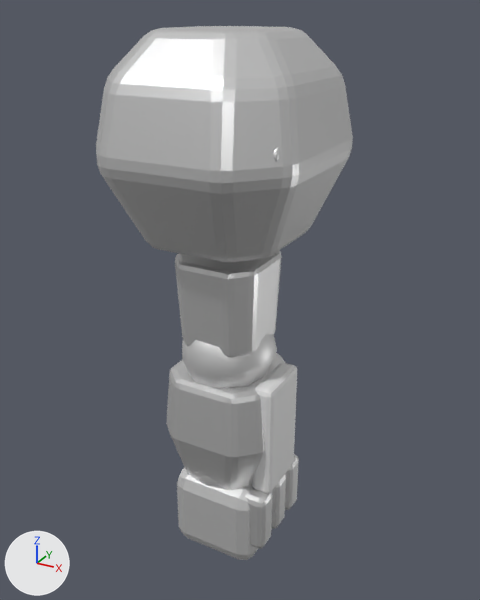
An edit to the FBX model games/dreambound/art/generated/SM_GuardianArm.fbx, drawn before and after from the same camera.
One viewpoint serves both versions: a 50 mm camera at (0.558, -0.972, 0.228) aimed at (0.012, 0.02, -0.268). Lighting does not change. The marker at lower left points along +X, +Y and +Z. The picture after the commit comes second. Where no turn or scale is listed for an object, it has been applied to the vertices.

Before the edit, the objects in view are built like this:
```python
me_sm_guardianarm = bpy.data.meshes.new('SM_GuardianArm')
me_sm_guardianarm.from_pydata(...)  # 1848 vertices, 1864 faces; spans x -0.177..0.177, y -0.206..0.206, z -0.785..0.2
# faces by material slot: [400, 288, 1176]
me_sm_guardianarm.materials.append(mat_m_darkmetal)  # white #e7e7e7
me_sm_guardianarm.materials.append(mat_m_ceramic)  # white #e7e7e7
me_sm_guardianarm.materials.append(mat_m_bronze)  # white #e7e7e7
ob_sm_guardianarm = bpy.data.objects.new('SM_GuardianArm', me_sm_guardianarm)
ob_sm_guardianarm.location = (0.0, 0.0, 0.0)
```
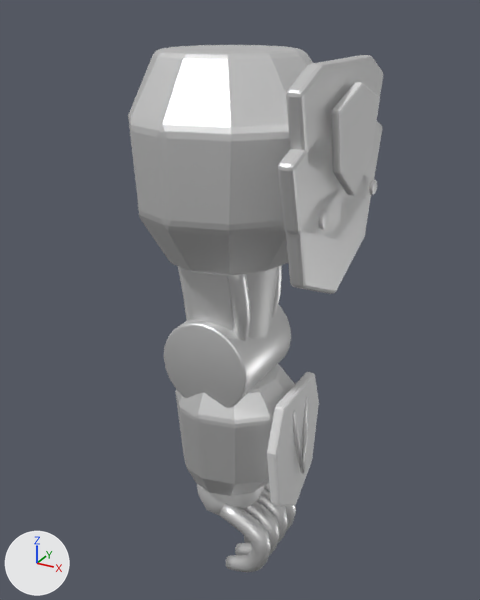
Location of each change, [x1, y1, x2, y2] in pixels of the pictures (480 x 600 px):
'SM_GuardianArm', reshaped
    before: [96, 26, 353, 560]
    after: [128, 45, 383, 573]
part 1 of me_sm_guardianarm, added
    after: [197, 484, 264, 516]
part 2 of me_sm_guardianarm, rebuilt
    before: [96, 26, 353, 262]
    after: [128, 45, 313, 275]
part 3 of me_sm_guardianarm, rebuilt
    before: [166, 353, 285, 490]
    after: [175, 364, 295, 496]
part 4 of me_sm_guardianarm, rebuilt
    before: [175, 250, 282, 358]
    after: [178, 266, 279, 338]
part 5 of me_sm_guardianarm, rebuilt
    before: [182, 333, 277, 389]
    after: [164, 304, 291, 408]
part 6 of me_sm_guardianarm, deleted
    before: [195, 147, 297, 494]
part 7 of me_sm_guardianarm, reshaped
    before: [177, 454, 299, 560]
    after: [219, 265, 319, 573]
part 8 of me_sm_guardianarm, added
    after: [278, 55, 383, 294]

Patch to the scene script:
```diff
--- a/games/dreambound/art/generated/SM_GuardianArm.fbx.py
+++ b/games/dreambound/art/generated/SM_GuardianArm.fbx.py
@@ me_sm_guardianarm @@
 # used by ob_sm_guardianarm; location = (0.0, 0.0, 0.0)
-me_sm_guardianarm.from_pydata(...)  # 1848 vertices, 1864 faces; spans x -0.177..0.177, y -0.206..0.206, z -0.785..0.2
+me_sm_guardianarm.from_pydata(...)  # 2449 vertices, 2352 faces; spans x -0.15..0.227, y -0.188..0.188, z -0.842..0.17
+# me_sm_guardianarm part 1: a new loose piece, an icosphere of 80 faces spanning x -0.068..0.068, y -0.074..0.074, z -0.75..-0.61, in mat_m_darkmetal (white #e7e7e7)
+# me_sm_guardianarm part 2: the loose piece of 256 vertices spanning x -0.177..0.177, y -0.206..0.206, z -0.14..0.2 is rebuilt with 172 vertices and now spans x -0.15..0.198, y -0.188..0.188, z -0.17..0.17
+# me_sm_guardianarm part 3: the loose piece of 136 vertices spanning x -0.11..0.11, y -0.11..0.11, z -0.64..-0.4 is rebuilt with 156 vertices and now spans x -0.1..0.138, y -0.118..0.118, z -0.65..-0.4
+# me_sm_guardianarm part 4: the loose piece of 112 vertices spanning x -0.082..0.082, y -0.089..0.089, z -0.34..-0.17 is rebuilt with 84 vertices and now spans x -0.098..0.098, y -0.098..0.098, z -0.35..-0.16, in mat_m_darkmetal (white #e7e7e7)
+# me_sm_guardianarm part 5: the loose piece of 42 vertices spanning x -0.086..0.086, y -0.1..0.1, z -0.45..-0.27 is rebuilt with 144 vertices and now spans x -0.087..0.087, y -0.095..0.095, z -0.447..-0.273, in mat_m_bronze (white #e7e7e7)
+# me_sm_guardianarm part 6: 8 loose pieces with 1078 vertices, spanning x -0.14..0.16, y -0.145..0.17, z -0.625..0.179, are deleted
+# me_sm_guardianarm part 7: 224 vertices removed from x -0.08..0.12, y -0.1..0.1, z -0.785..-0.615; 1199 vertices added at x -0.044..0.164, y -0.1..0.131, z -0.842..-0.157
+# me_sm_guardianarm part 8: 610 vertices added at x 0.18..0.227, y -0.188..0.188, z -0.209..0.16
+# other edits to the shape of me_sm_guardianarm do not show in these pictures
 me_sm_guardianarm.materials.append(mat_m_darkmetal)
```
